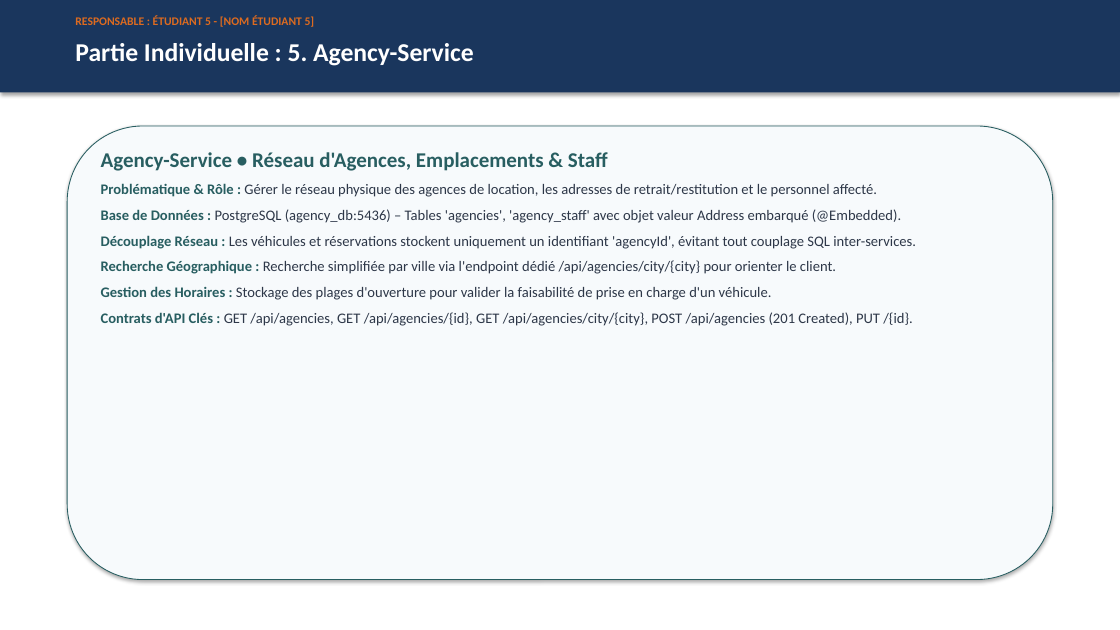
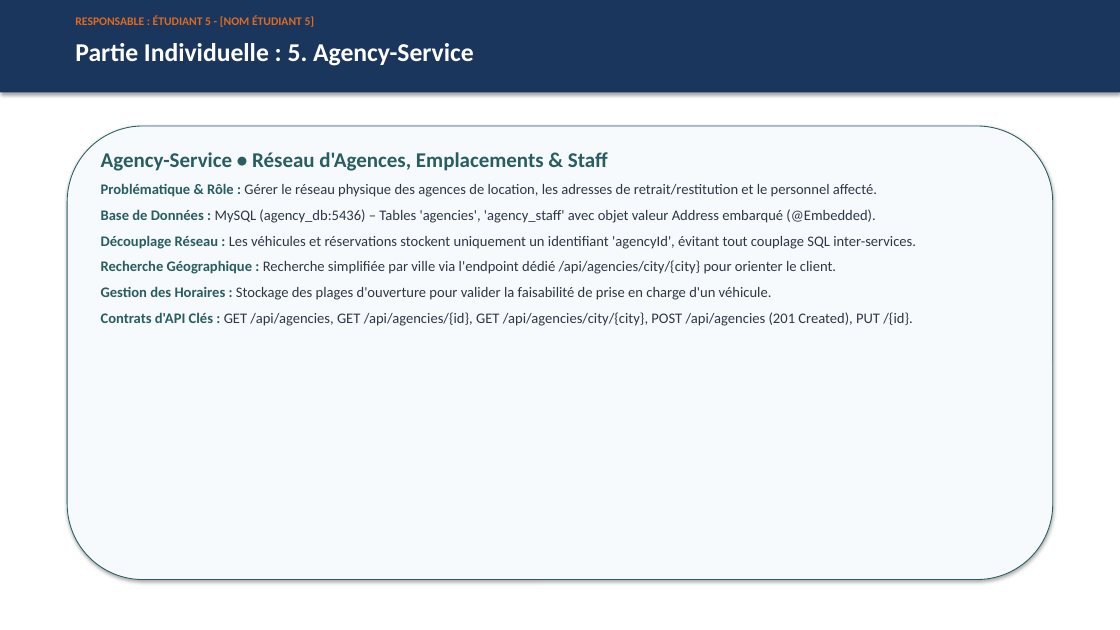
Before and after one commit to rayansayari/awd, a slide deck: slide 11 of Documentation/Presentation/Presentation_Seance4_CarRental.pptx. Drawn at 1120x630 pixels with LibreOffice and Linux fonts; fonts in the diff are those of the drawing. Boxes give left, top, right and bottom in pixels: in the first picture for what was removed or moved away, otherwise in the second. Text is boxed around its words. In the diff, an @@ line names an element or a change of style, - is before the commit and + after.

```diff
--- a/Documentation/Presentation/Presentation_Seance4_CarRental.pptx
+++ b/Documentation/Presentation/Presentation_Seance4_CarRental.pptx
@@ text at [101, 209, 875, 223]: text changed @@
-Base de Données : PostgreSQL (agency_db:5436) – Tables 'agencies', 'agency_staff' avec objet valeur Address embarqué (@Embedded).
+Base de Données : MySQL (agency_db:5436) – Tables 'agencies', 'agency_staff' avec objet valeur Address embarqué (@Embedded).
```
Also in this commit, not shown: 7 other slides changed, 34 other files.
